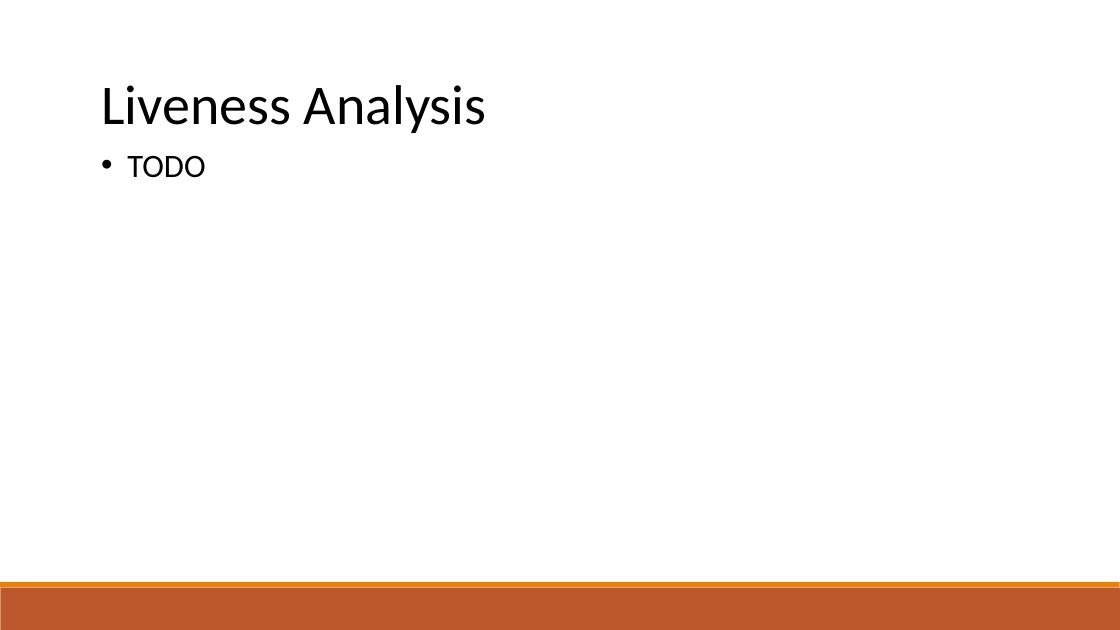
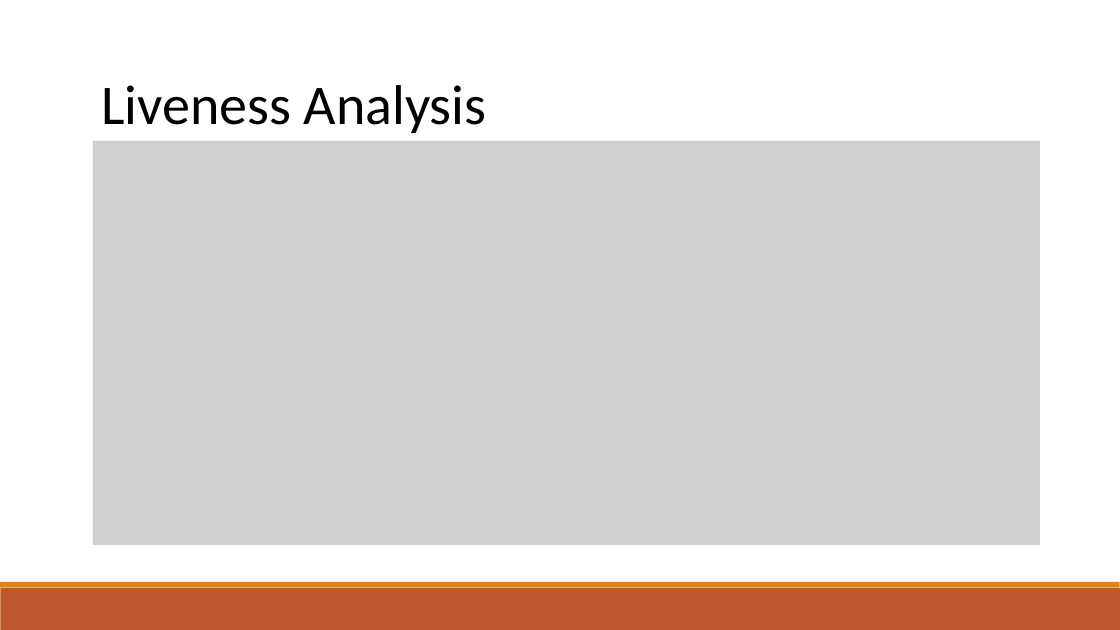
Before and after one commit to raghadzeidan/COMPILATION_TAU_FOR_STUDENTS, a slide deck: slide 10 of new_slides/register_allocation.pptx (slide 7 before the commit). Drawn at 1120x630 pixels with LibreOffice and Linux fonts; fonts in the diff are those of the drawing; grey boxes stand for pictures. Boxes give left, top, right and bottom in pixels: in the first picture for what was removed or moved away, otherwise in the second. Text is boxed around its words. In the diff, an @@ line names an element or a change of style, - is before the commit and + after.

```diff
--- a/new_slides/register_allocation.pptx
+++ b/new_slides/register_allocation.pptx
@@ picture added at bbox=[93, 140, 1040, 544] @@
@@ text removed at bbox=[127, 155, 205, 178] @@
-• TODO
```
Also in this commit, not shown: 3 other slides changed, 6 slides added, 1 other file.
